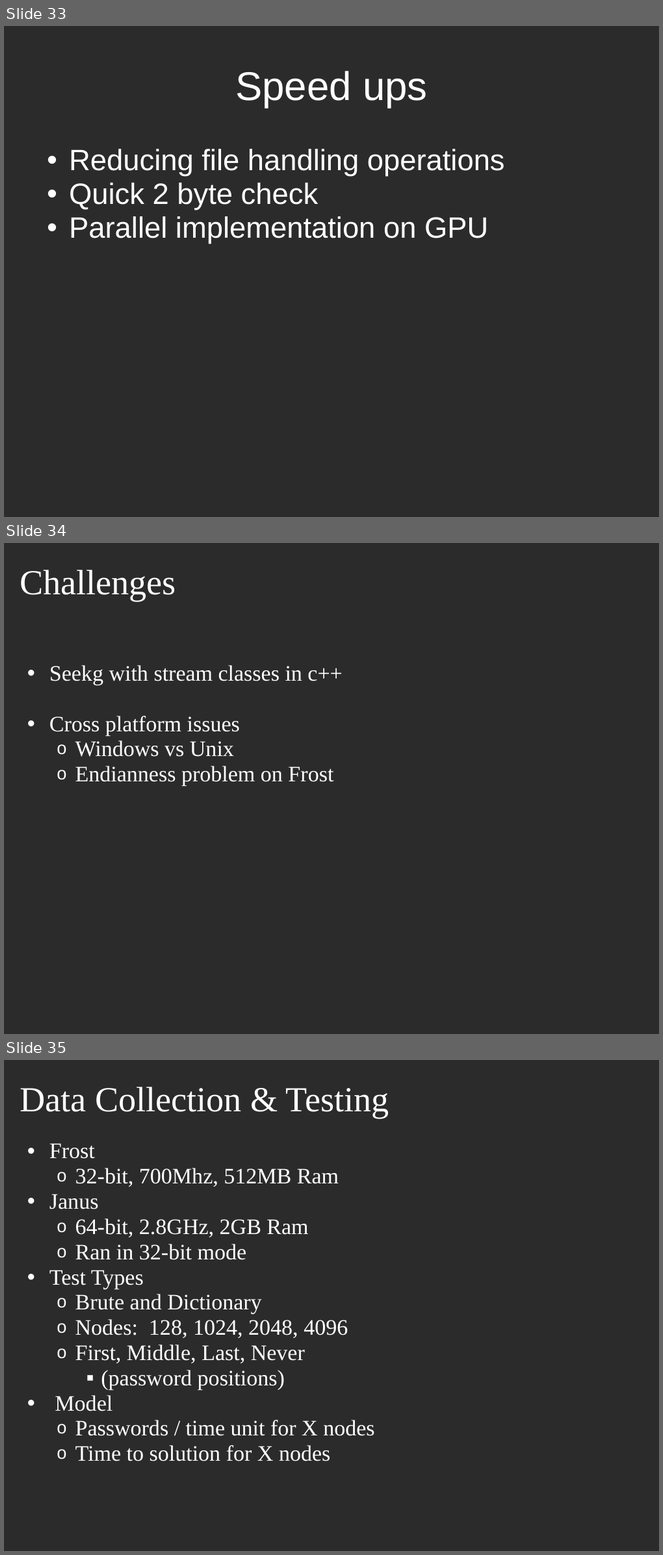
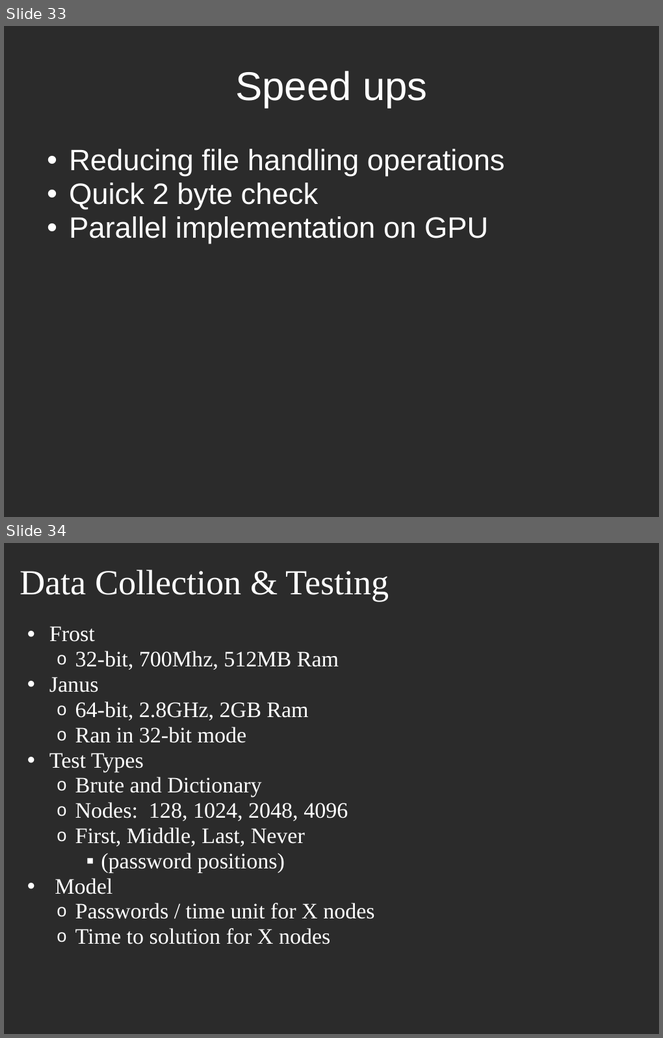
Before and after one commit to rbeede/pzapr, a slide deck: trunk/doc/Final Presentation; 2011-04-29; PZAPR.ppt. Shown one above the other, each under a label of ours: slides 33, 34 and 35 before the commit, slides 33 and 34 after it. The pictures are 663x1555 and 663x1038 pixels, drawn with LibreOffice and Linux fonts; fonts in the diff are those of the drawing; background and template pictures are left out; a plain dark background stands for a picture behind light text. Boxes give left, top, right and bottom in pixels: in the first picture for what was removed or moved away, otherwise in the second. Text is boxed around its words. In the diff, an @@ line names an element or a change of style, - is before the commit and + after.

Commit message:
Former-commit-id: 6a7bb664244e40c8b64700630f11ef84a021ce28
Former-commit-id: 83d23e9ff8bd2ec4c0e3fbc46cae52d1d5d5009f

```diff
--- a/trunk/doc/Final Presentation; 2011-04-29; PZAPR.ppt
+++ b/trunk/doc/Final Presentation; 2011-04-29; PZAPR.ppt
@@ slide 34 removed at [4, 543, 659, 1034], background picture (left out) @@
@@ title removed at [20, 570, 176, 601] @@
-Challenges
@@ text removed at [50, 665, 342, 786] @@
-  • Seekg with stream classes in c++
-  • Cross platform issues
-    o Windows vs Unix
-    o Endianness problem on Frost
@@ what was slide 35 is now slide 34 @@
```
